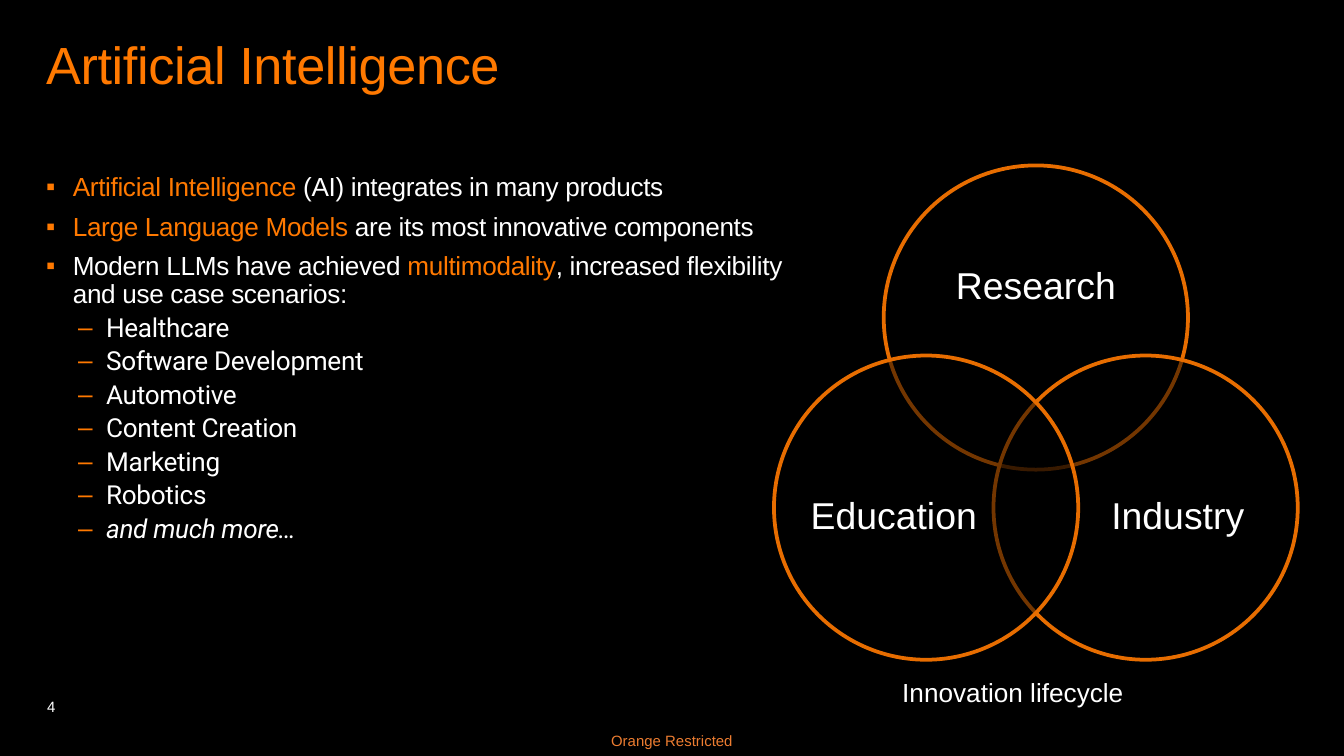
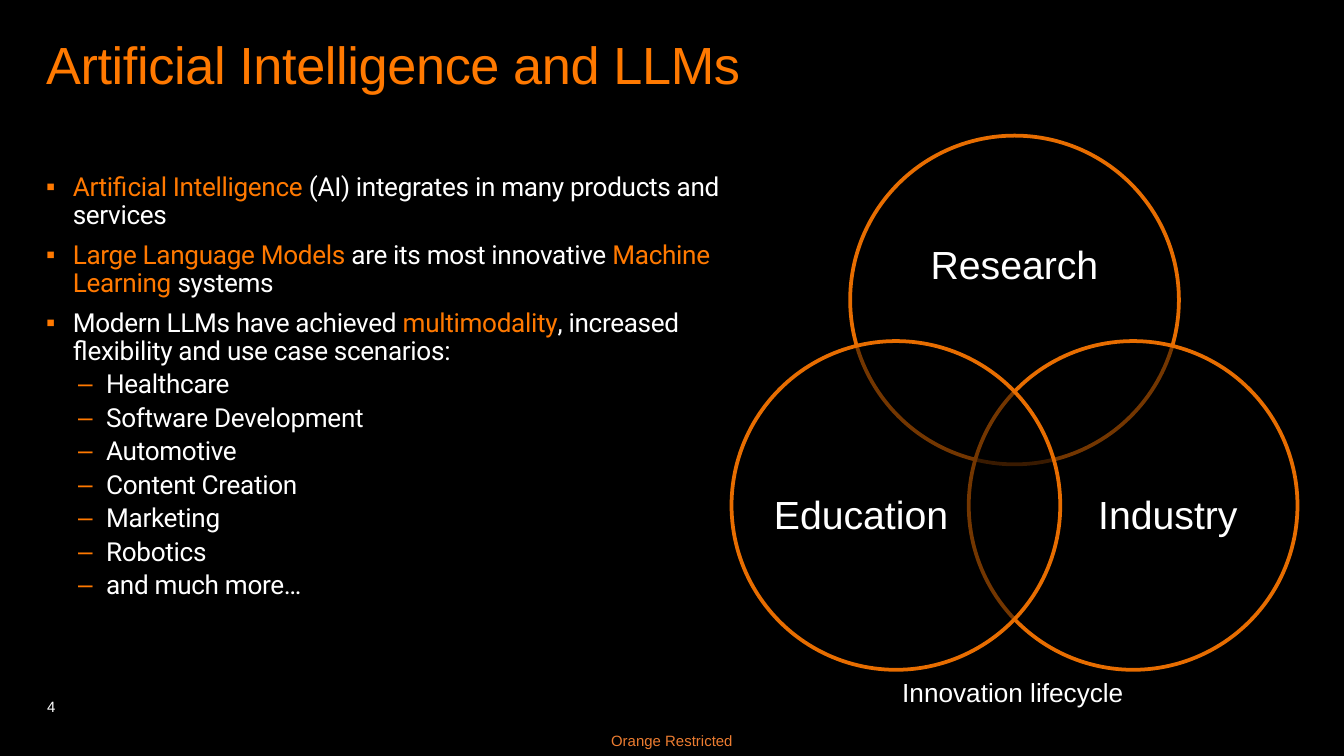
Before and after one commit to basavyr/peft-training, a slide deck: slide 4 of presentation/LORA-RPoenaru.pptx. Drawn at 1344x756 pixels with LibreOffice and Linux fonts; fonts in the diff are those of the drawing. Boxes give left, top, right and bottom in pixels: in the first picture for what was removed or moved away, otherwise in the second. Text is boxed around its words. In the diff, an @@ line names an element or a change of style, - is before the commit and + after.

```diff
--- a/presentation/LORA-RPoenaru.pptx
+++ b/presentation/LORA-RPoenaru.pptx
@@ title at bbox=[46, 46, 740, 94]: text changed @@
-Artificial Intelligence
+Artificial Intelligence and LLMs
@@ ellipse: place and size @@
-ellipse at bbox=[884, 165, 1188, 469]
+ellipse at bbox=[851, 136, 1180, 465]
@@ text at bbox=[73, 175, 720, 298]: text changed; font Arial to Roboto @@
-    ▪ Artificial Intelligence (AI) integrates in many products
-    ▪ Large Language Models are its most innovative components
+    ▪ Artificial Intelligence (AI) integrates in many products and services
+    ▪ Large Language Models are its most innovative Machine Learning systems
@@ size 20 to 21 pt in 3 elements at bbox=[1098, 500, 1237, 537], bbox=[774, 500, 948, 530], bbox=[931, 250, 1099, 280] @@
@@ text "Research": place and size @@
-text "Research" at bbox=[956, 272, 1116, 300]
+text "Research" at bbox=[931, 250, 1099, 280]
@@ text at bbox=[73, 312, 680, 595]: font Arial to Roboto in "Modern LLMs have achieved multimodality, increased flexibili ..."; italic off in "and much more…" @@
@@ ellipse: place and size @@
-ellipse at bbox=[774, 356, 1078, 660]
+ellipse at bbox=[731, 341, 1060, 671]
@@ ellipse: place and size @@
-ellipse at bbox=[993, 356, 1297, 660]
+ellipse at bbox=[969, 341, 1298, 671]
@@ text "Education": place and size @@
-text "Education" at bbox=[811, 502, 977, 530]
+text "Education" at bbox=[774, 500, 948, 530]
@@ text "Industry": place and size @@
-text "Industry" at bbox=[1111, 502, 1244, 537]
+text "Industry" at bbox=[1098, 500, 1237, 537]
```
Also in this commit, not shown: 3 other slides changed, 2 slides added.
